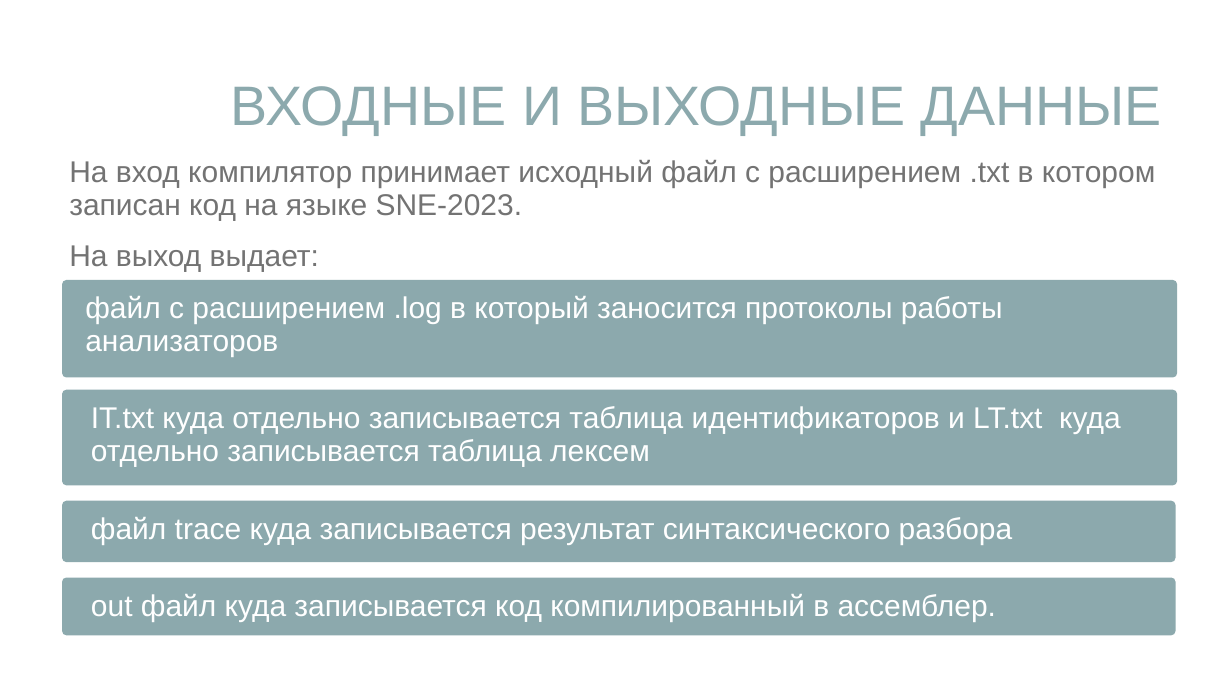
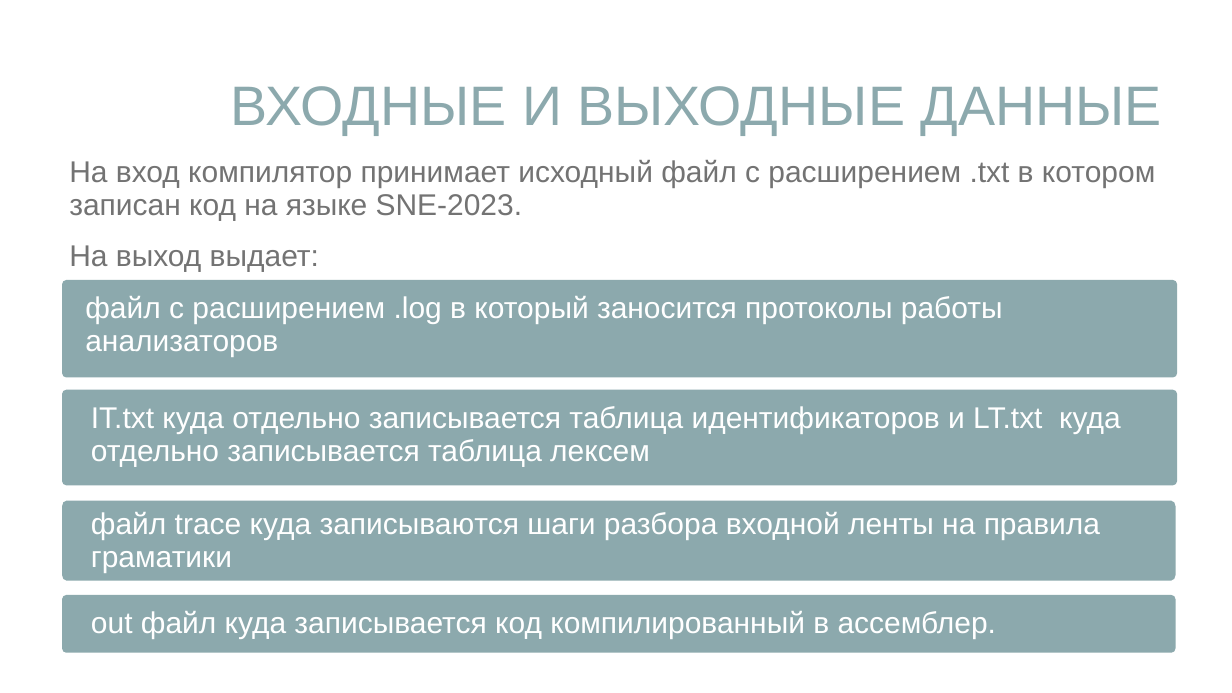
Before and after one commit to N1i2/SNE-2023, a slide deck: slide 4 of Язык программирования.pptx. Drawn at 1232x693 pixels with LibreOffice and Linux fonts; fonts in the diff are those of the drawing. Boxes give left, top, right and bottom in pixels: in the first picture for what was removed or moved away, otherwise in the second. Text is boxed around its words. In the diff, an @@ line names an element or a change of style, - is before the commit and + after.

```diff
--- a/Язык программирования.pptx
+++ b/Язык программирования.pptx
@@ freeform shape resized from (x1=62, y1=501, x2=1176, y2=562) to (x1=62, y1=501, x2=1176, y2=581) @@
@@ text at (x1=91, y1=512, x2=1100, y2=572): text changed @@
-файл trace куда записывается результат синтаксического разбора
+файл trace куда записываются шаги разбора входной ленты на правила граматики
@@ freeform shape moved from (x1=62, y1=578, x2=1176, y2=636) to (x1=62, y1=595, x2=1176, y2=653) @@
@@ text "out файл куда записывается код ..." moved from (x1=91, y1=594, x2=996, y2=621) to (x1=91, y1=611, x2=996, y2=639) @@
```
Also in this commit, not shown: 3 other slides changed, 1 slide added, 36 other files.
